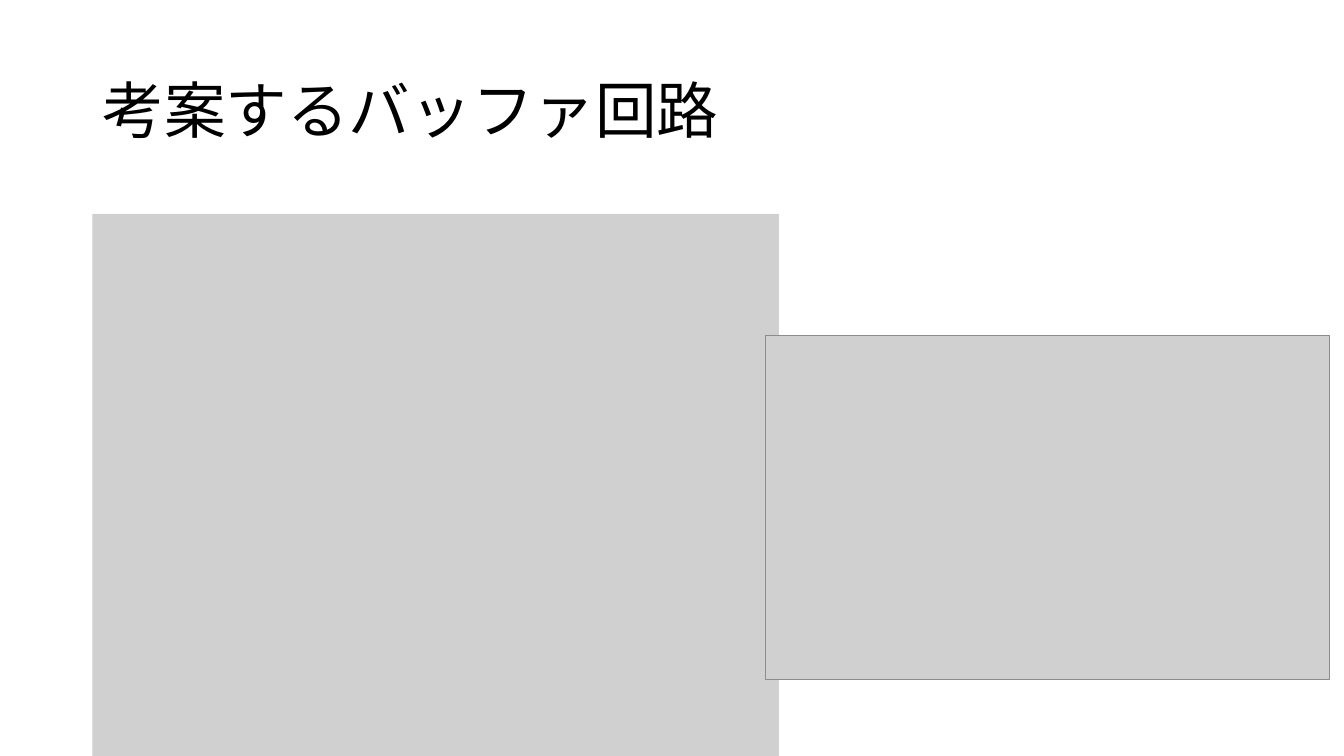
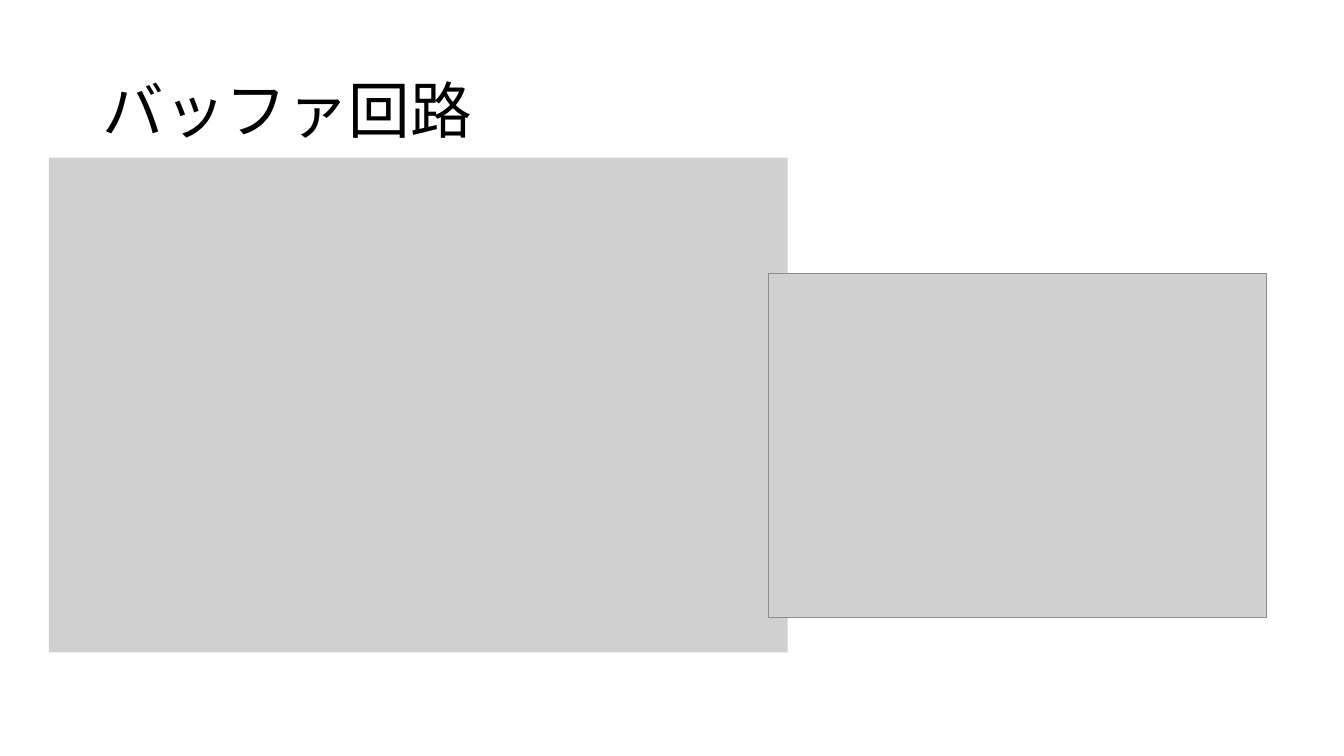
Before and after one commit to kjm-desktop10400/reserch, a slide deck: slide 4 of folded_gilbert/seminar/20231205/めも.pptx (slide 5 before the commit). Drawn at 1344x756 pixels with LibreOffice and Linux fonts; fonts in the diff are those of the drawing; grey boxes stand for pictures. Boxes give left, top, right and bottom in pixels: in the first picture for what was removed or moved away, otherwise in the second. Text is boxed around its words. In the diff, an @@ line names an element or a change of style, - is before the commit and + after.

```diff
--- a/folded_gilbert/seminar/20231205/めも.pptx
+++ b/folded_gilbert/seminar/20231205/めも.pptx
@@ title at [102, 81, 472, 138]: text changed @@
-考案するバッファ回路
+バッファ回路
@@ picture: place and size @@
-picture at [93, 214, 779, 756]
+picture at [49, 157, 788, 652]
@@ picture: place and size @@
-picture at [765, 336, 1330, 680]
+picture at [768, 273, 1266, 618]
```
Also in this commit, not shown: 2 slides added, 4 slides removed, 5 other files.
